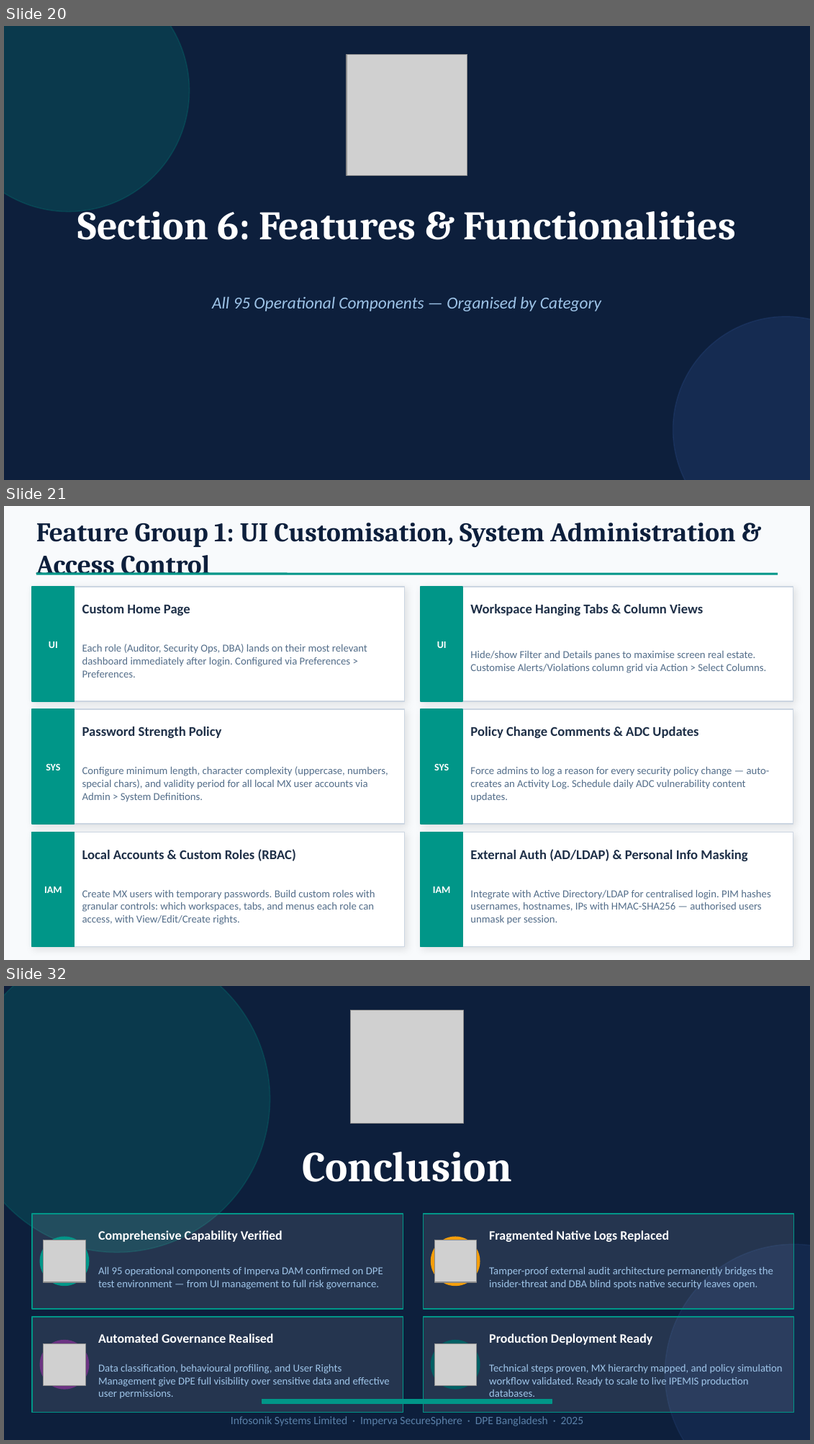
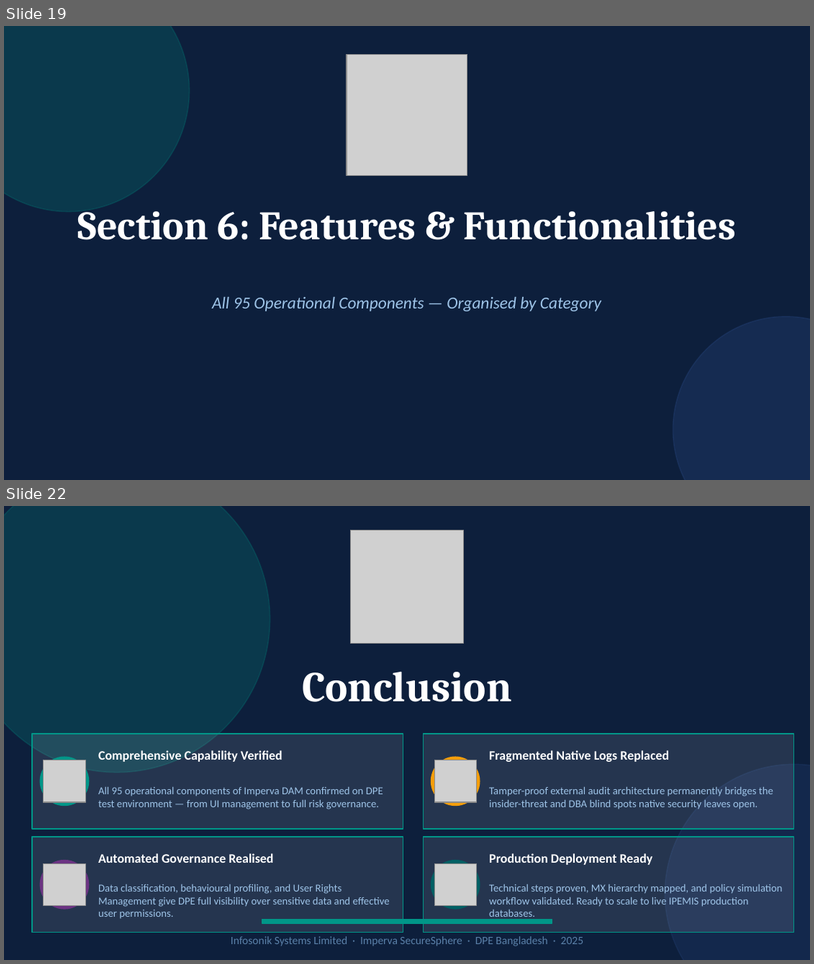
Before and after one commit to ImranNoorEmon/Imperva_DAM_Deployment_Procedure, a slide deck: presentations/Imperva_DAM.pptx. Shown one above the other, each under a label of ours: slides 20, 21 and 32 before the commit, slides 19 and 22 after it; the slides between them are not shown. The pictures are 814x1444 and 814x964 pixels, drawn with LibreOffice and Linux fonts; fonts in the diff are those of the drawing; grey boxes stand for pictures. Boxes give left, top, right and bottom in pixels: in the first picture for what was removed or moved away, otherwise in the second. Text is boxed around its words. In the diff, an @@ line names an element or a change of style, - is before the commit and + after.

```diff
--- a/presentations/Imperva_DAM.pptx
+++ b/presentations/Imperva_DAM.pptx
@@ slide 21 removed at bbox=[4, 506, 810, 960], background #F8FAFC @@
@@ text removed at bbox=[36, 523, 736, 575] @@
-Feature Group 1: UI Customisation, System Administration & Access Control
@@ rectangle removed at bbox=[32, 587, 405, 701] @@
@@ rectangle removed at bbox=[32, 587, 74, 701] @@
@@ line removed from (36, 574) to (778, 574) @@
@@ rectangle removed at bbox=[421, 587, 793, 701] @@
@@ rectangle removed at bbox=[421, 587, 463, 701] @@
@@ text removed at bbox=[82, 604, 190, 615] @@
-Custom Home Page
@@ text removed at bbox=[471, 604, 703, 615] @@
-Workspace Hanging Tabs & Column Views
@@ text removed at bbox=[49, 641, 58, 648] @@
-UI
@@ text removed at bbox=[82, 644, 368, 677] @@
-Each role (Auditor, Security Ops, DBA) lands on their most relevant dashboard immediately after login. Configured via Preferences > Preferences.
@@ text removed at bbox=[437, 641, 447, 648] @@
-UI
@@ text removed at bbox=[471, 650, 767, 673] @@
-Hide/show Filter and Details panes to maximise screen real estate. Customise Alerts/Violations column grid via Action > Select Columns.
@@ rectangle removed at bbox=[32, 709, 405, 824] @@
@@ rectangle removed at bbox=[32, 709, 74, 824] @@
@@ rectangle removed at bbox=[421, 709, 793, 824] @@
@@ rectangle removed at bbox=[421, 709, 463, 824] @@
@@ text removed at bbox=[82, 726, 221, 738] @@
-Password Strength Policy
@@ text removed at bbox=[471, 726, 699, 738] @@
-Policy Change Comments & ADC Updates
@@ text removed at bbox=[46, 763, 60, 770] @@
-SYS
@@ text removed at bbox=[435, 763, 449, 770] @@
-SYS
@@ text removed at bbox=[82, 766, 388, 802] @@
-Configure minimum length, character complexity (uppercase, numbers, special chars), and validity period for all local MX user accounts via Admin > System Definitions.
@@ text removed at bbox=[471, 766, 770, 802] @@
-Force admins to log a reason for every security policy change — auto-creates an Activity Log. Schedule daily ADC vulnerability content updates.
@@ rectangle removed at bbox=[32, 831, 405, 947] @@
@@ rectangle removed at bbox=[32, 831, 74, 947] @@
@@ text removed at bbox=[82, 849, 296, 861] @@
-Local Accounts & Custom Roles (RBAC)
@@ rectangle removed at bbox=[421, 831, 793, 947] @@
@@ rectangle removed at bbox=[421, 831, 463, 947] @@
@@ text removed at bbox=[471, 849, 748, 861] @@
-External Auth (AD/LDAP) & Personal Info Masking
@@ text removed at bbox=[44, 886, 62, 893] @@
-IAM
@@ text removed at bbox=[82, 889, 376, 924] @@
-Create MX users with temporary passwords. Build custom roles with granular controls: which workspaces, tabs, and menus each role can access, with View/Edit/Create rights.
@@ text removed at bbox=[433, 886, 450, 893] @@
-IAM
@@ text removed at bbox=[471, 889, 771, 924] @@
-Integrate with Active Directory/LDAP for centralised login. PIM hashes usernames, hostnames, IPs with HMAC-SHA256 — authorised users unmask per session.
@@ what was slide 20 is now slide 19 @@
@@ what was slide 32 is now slide 22 @@
```
Also in this commit, not shown: 2 slides changed, 1 slide added, 10 other slides removed.
